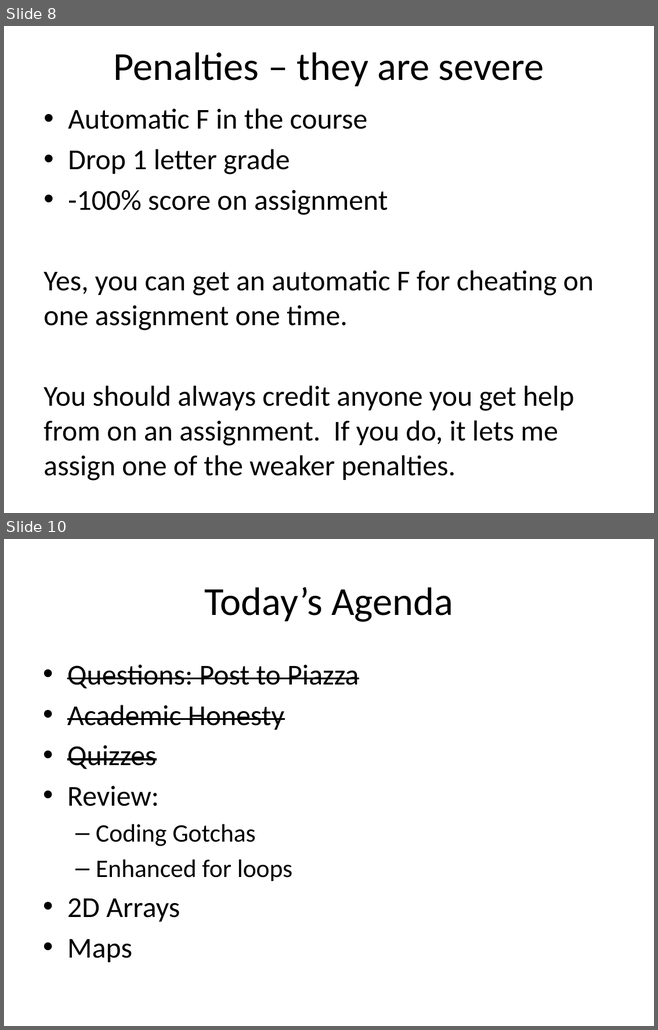
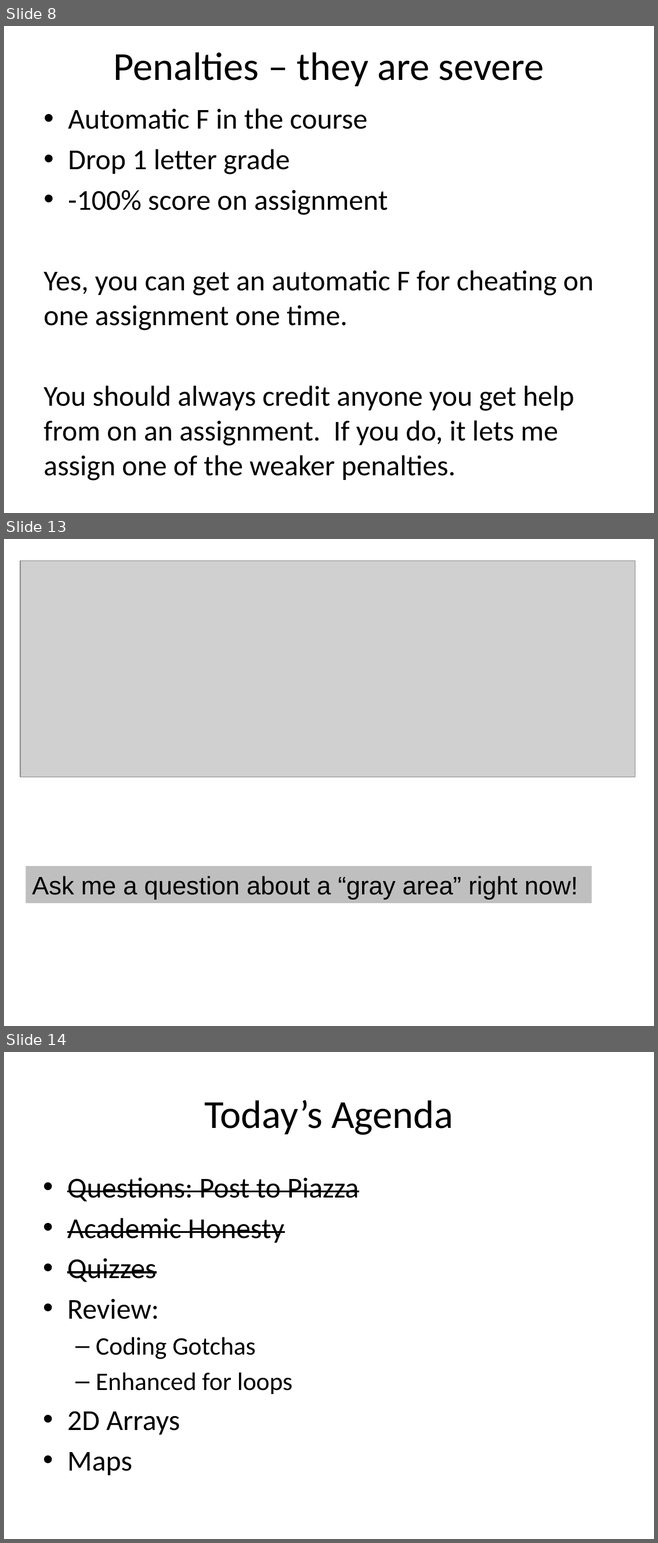
Before and after one commit to RHIT-CSSE/csse220, a slide deck: ClassMaterials/2DArraysAndMaps/Slides/2D Arrays and Maps.pptx. Shown one above the other, each under a label of ours: slides 8 and 10 before the commit, slides 8, 13 and 14 after it; the slides between them are not shown. The pictures are 658x1030 and 658x1543 pixels, drawn with LibreOffice and Linux fonts; fonts in the diff are those of the drawing; grey boxes stand for pictures. Boxes give left, top, right and bottom in pixels: in the first picture for what was removed or moved away, otherwise in the second. Text is boxed around its words. In the diff, an @@ line names an element or a change of style, - is before the commit and + after.

```diff
--- a/ClassMaterials/2DArraysAndMaps/Slides/2D Arrays and Maps.pptx
+++ b/ClassMaterials/2DArraysAndMaps/Slides/2D Arrays and Maps.pptx
@@ slide 13 added at (x1=4, y1=539, x2=654, y2=1026), background #FFFFFF @@
@@ picture added at (x1=20, y1=560, x2=635, y2=777) @@
@@ rectangle added at (x1=25, y1=866, x2=591, y2=903), fill #BFBFBF, 28 pt, text #000000 @@
+Ask me a question about a “gray area” right now!
@@ what was slide 10 is now slide 14 @@
```
Also in this commit, not shown: 3 slides changed, 3 other slides added, 1 slide removed.
